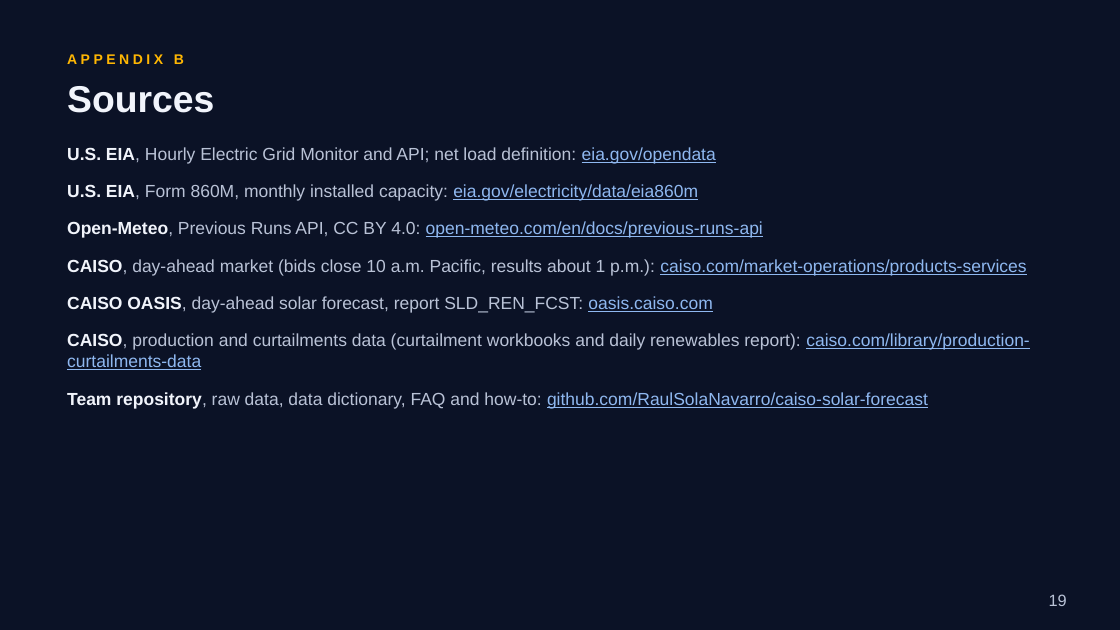
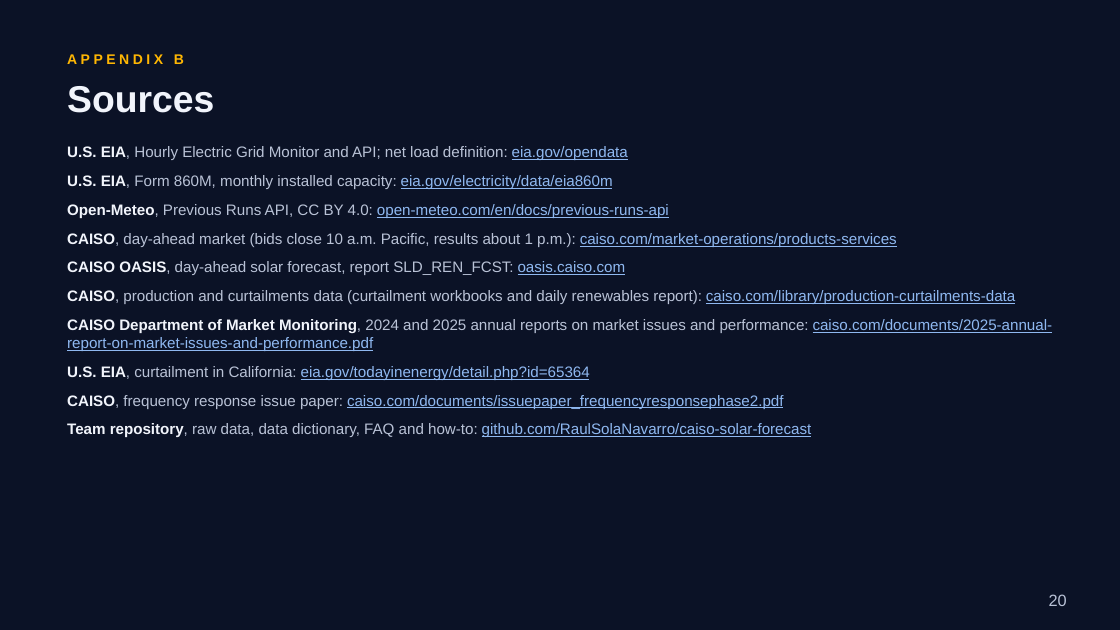
Before and after one commit to RaulSolaNavarro/caiso-solar-forecast, a slide deck: slide 20 of deck/capstone2/Capstone2_Deck.pptx (slide 19 before the commit). Drawn at 1120x630 pixels with LibreOffice and Linux fonts; fonts in the diff are those of the drawing. Boxes give left, top, right and bottom in pixels: in the first picture for what was removed or moved away, otherwise in the second. Text is boxed around its words. In the diff, an @@ line names an element or a change of style, - is before the commit and + after.

```diff
--- a/deck/capstone2/Capstone2_Deck.pptx
+++ b/deck/capstone2/Capstone2_Deck.pptx
@@ text at (67, 146, 1015, 437): size 15 to 13 pt in "U.S. EIA, Hourly Electric Grid Monitor and ...", "U.S. EIA, Form 860M, monthly installed capacity: ...", "Open-Meteo, Previous Runs API, CC BY 4.0: ...", "CAISO, day-ahead market (bids close 10 a.m. ..." and 3 more places; less space between paragraphs @@
@@ text at (67, 319, 1053, 409): paragraphs added @@
+CAISO Department of Market Monitoring, 2024 and 2025 annual reports on market issues and performance: caiso.com/documents/2025-annual-report-on-market-issues-and-performance.pdf
+U.S. EIA, curtailment in California: eia.gov/todayinenergy/detail.php?id=65364
+CAISO, frequency response issue paper: caiso.com/documents/issuepaper_frequencyresponsephase2.pdf
@@ page number at (1049, 594, 1067, 606): text changed @@
-19
+20
```
Also in this commit, not shown: 6 other slides changed, 8 slides added, 7 slides removed, 3 other files.
